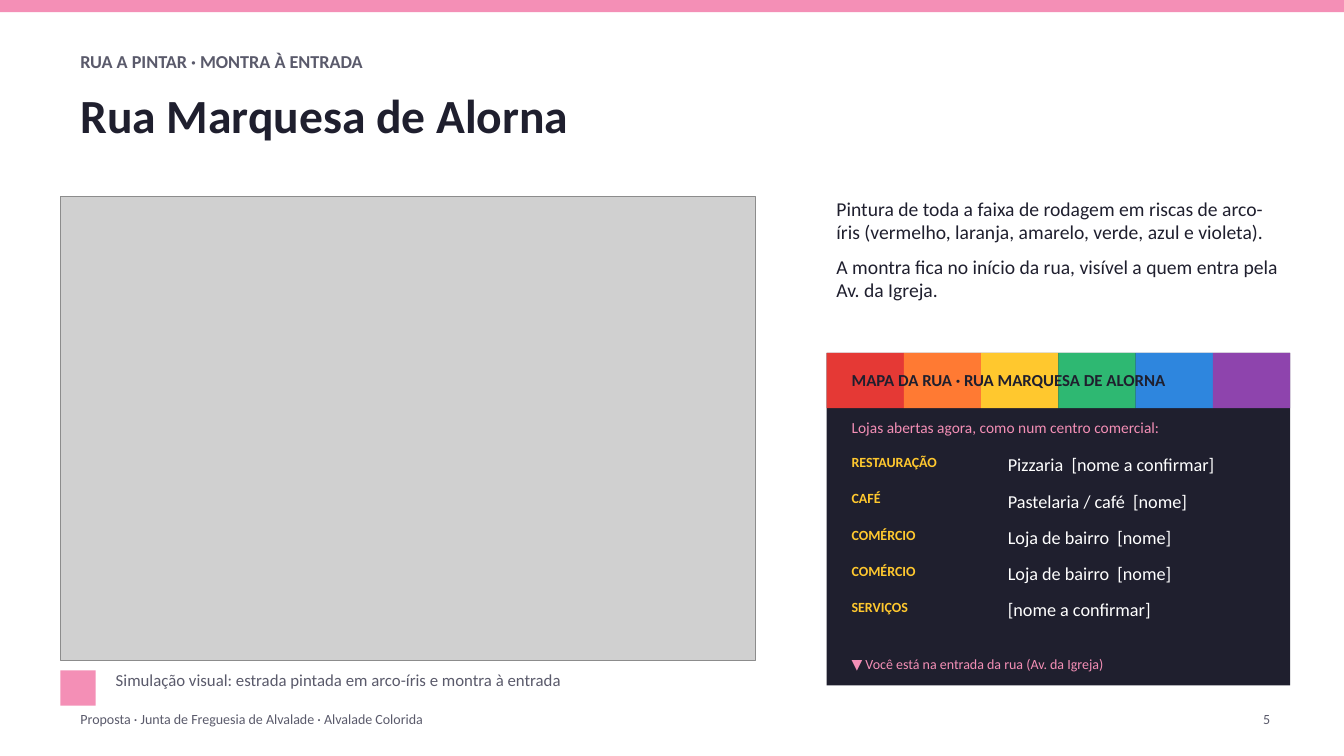
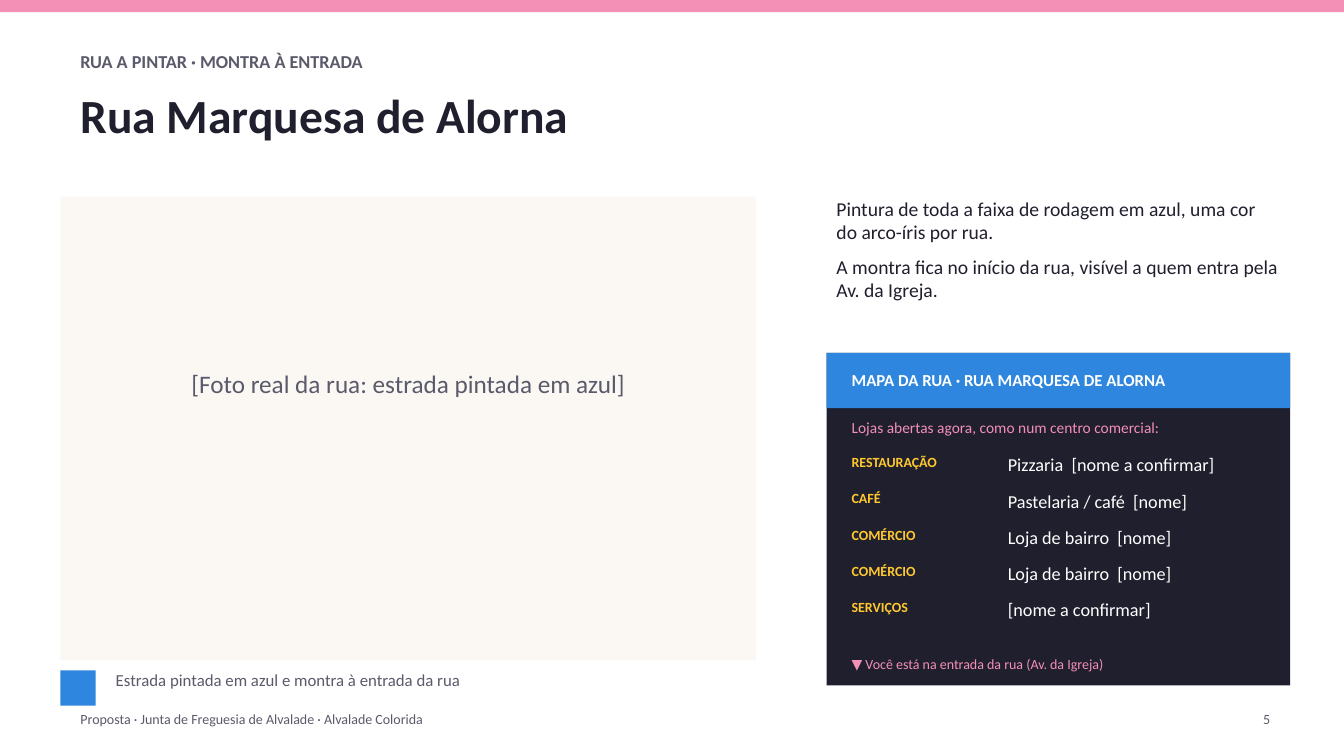
Before and after one commit to zavricardo-debug/travelsites, a slide deck: slide 5 of propostas/alvalade/Proposta_Alvalade_Colorida.pptx. Drawn at 1344x756 pixels with LibreOffice and Linux fonts; fonts in the diff are those of the drawing; grey boxes stand for pictures. Boxes give left, top, right and bottom in pixels: in the first picture for what was removed or moved away, otherwise in the second. Text is boxed around its words. In the diff, an @@ line names an element or a change of style, - is before the commit and + after.

Commit message:
Street slides: one rainbow colour per street, red for Acácio Paiva, photo slots, shop names to confirm

```diff
--- a/propostas/alvalade/Proposta_Alvalade_Colorida.pptx
+++ b/propostas/alvalade/Proposta_Alvalade_Colorida.pptx
@@ picture removed at (60,197,756,660) @@
@@ rectangle added at (60,197,756,660), fill #FBF8F3 @@
@@ text at (836,202,1255,242): text changed @@
-Pintura de toda a faixa de rodagem em riscas de arco-íris (vermelho, laranja, amarelo, verde, azul e violeta).
+Pintura de toda a faixa de rodagem em azul, uma cor do arco-íris por rua.
@@ rectangle: place and size @@
-rectangle at (1136,353,1214,408)
+rectangle at (827,353,1291,408)
@@ rectangle removed at (827,353,904,408) @@
@@ text "MAPA DA RUA · RUA ..." at (852,375,1165,388): text colour #1F1F2E to #FFFFFF @@
@@ rectangle removed at (904,353,982,408) @@
@@ rectangle removed at (981,353,1059,408) @@
@@ rectangle removed at (1059,353,1136,408) @@
@@ rectangle removed at (1213,353,1291,408) @@
@@ text added at (191,375,625,397), 18 pt, text #5A5A6B @@
+[Foto real da rua: estrada pintada em azul]
@@ rectangle at (60,670,96,706): fill #F48FB6 to #2E86DE @@
@@ text at (116,674,460,689): text changed @@
-Simulação visual: estrada pintada em arco-íris e montra à entrada
+Estrada pintada em azul e montra à entrada da rua
```
Also in this commit, not shown: 3 other slides changed, 1 other file.
